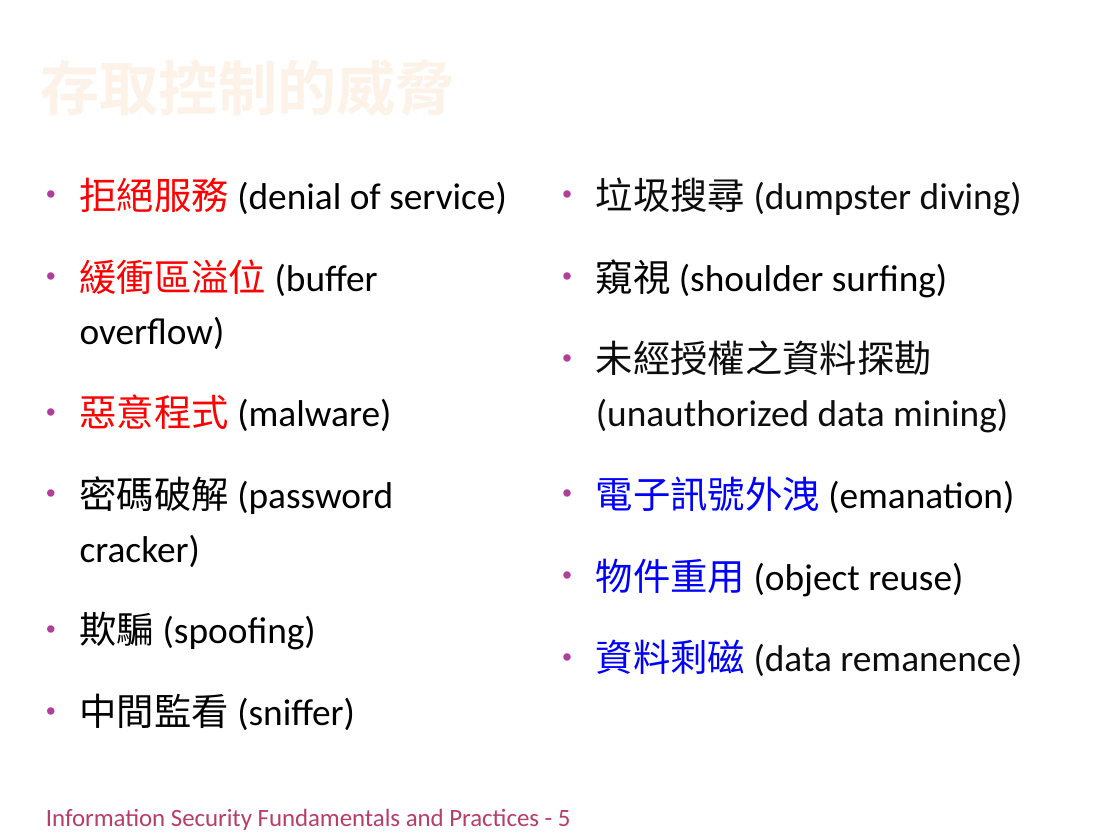
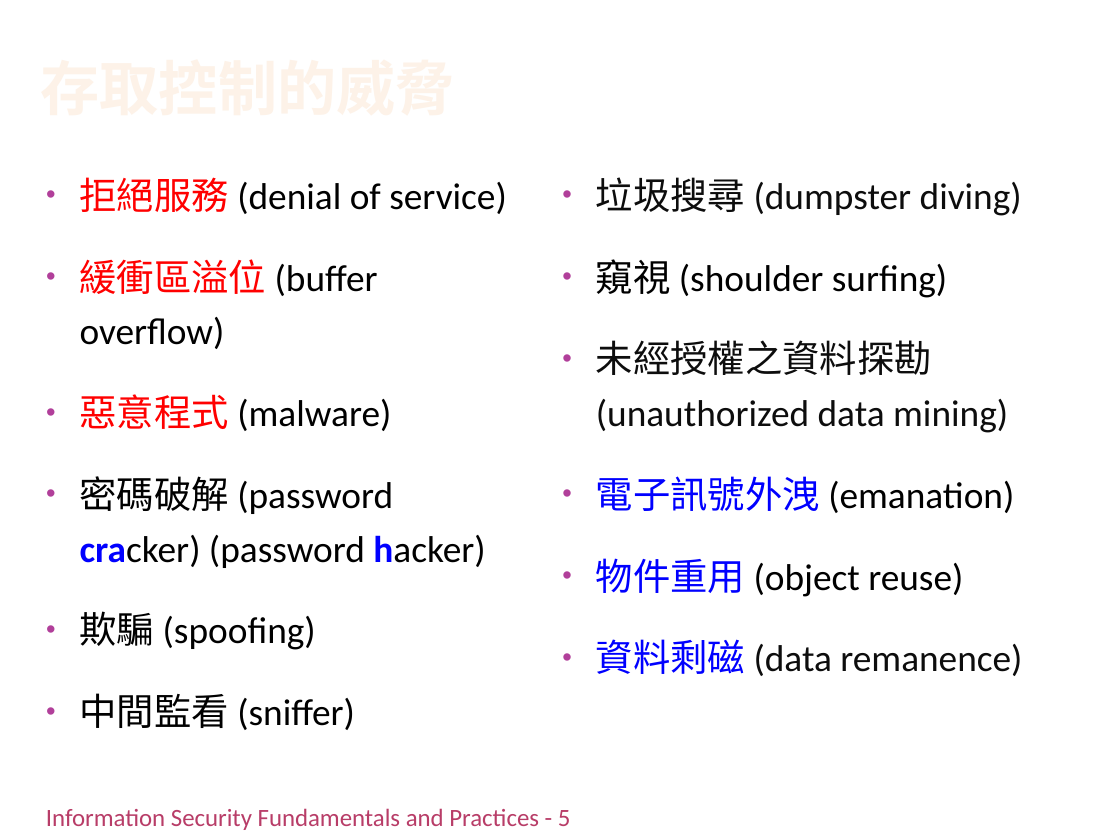
Before and after one commit to chih-chengwu/Information-Security-Markdown, a slide deck: slide 9 of 副本/Ch4_認證授權與存取控制(潘天佑的第5章).pptx. Drawn at 1120x840 pixels with LibreOffice and Linux fonts; fonts in the diff are those of the drawing; background and template pictures are left out. Boxes give left, top, right and bottom in pixels: in the first picture for what was removed or moved away, otherwise in the second. Text is boxed around its words. In the diff, an @@ line names an element or a change of style, - is before the commit and + after.

```diff
--- a/副本/Ch4_認證授權與存取控制(潘天佑的第5章).pptx
+++ b/副本/Ch4_認證授權與存取控制(潘天佑的第5章).pptx
@@ text at [80,476,485,568]: text changed @@
-• 密碼破解 (password cracker)
+• 密碼破解 (password cracker) (password hacker)
```
Also in this commit, not shown: 16 other slides changed.
